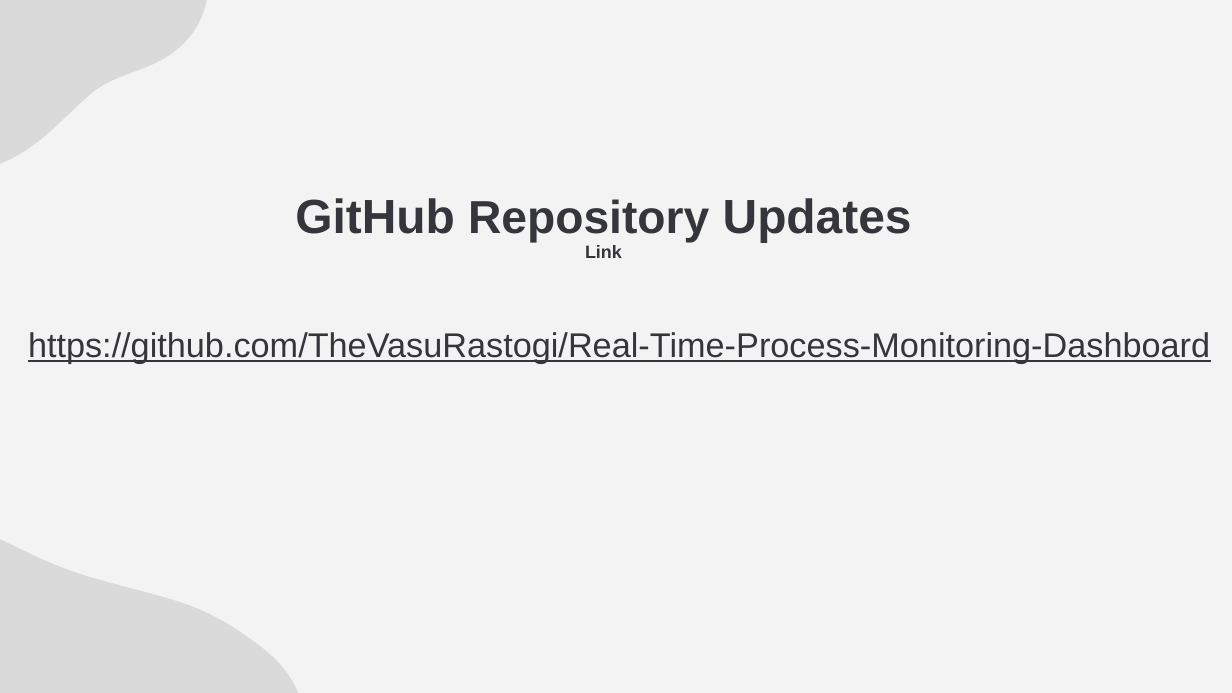
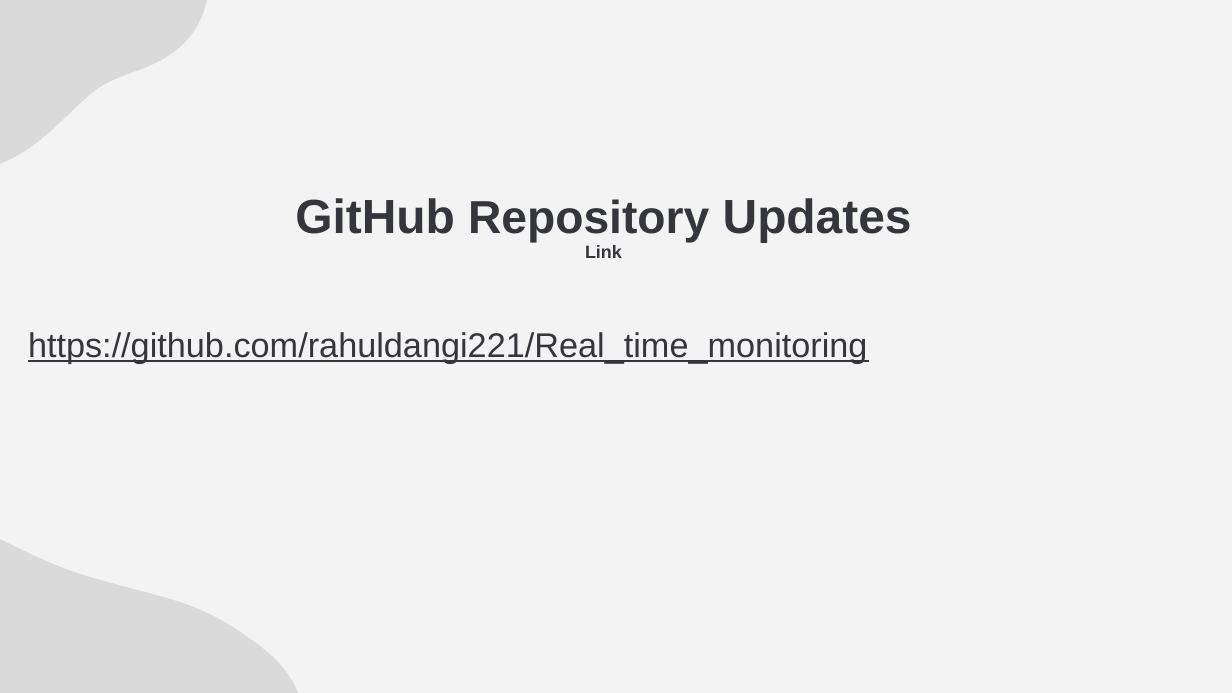
Before and after one commit to rahuldangi221/Real_time_monitoring, a slide deck: slide 7 of Real-Time Process Monitoring Dashboard.pptx. Drawn at 1232x693 pixels with LibreOffice and Linux fonts; fonts in the diff are those of the drawing. Boxes give left, top, right and bottom in pixels: in the first picture for what was removed or moved away, otherwise in the second. Text is boxed around its words. In the diff, an @@ line names an element or a change of style, - is before the commit and + after.

```diff
--- a/Real-Time Process Monitoring Dashboard.pptx
+++ b/Real-Time Process Monitoring Dashboard.pptx
@@ subtitle at (28, 332, 867, 364): text changed @@
-https://github.com/TheVasuRastogi/Real-Time-Process-Monitoring-Dashboard
+https://github.com/rahuldangi221/Real_time_monitoring
```
Also in this commit, not shown: 1 other slide changed.
